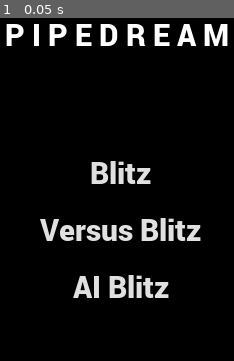
Above: before the commit, frame 1.
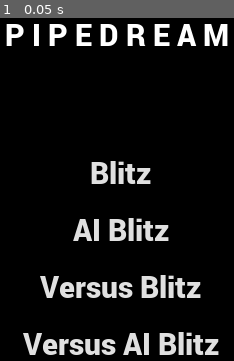
Above: after the commit, the same moment.

Repository: jaminologist/PipeDream
Game: Godot game, scene res://scenes/main_menu.tscn
Two runs of this game, one before a commit and one after it. Both use one fixed random seed, a clock stepped at 60 frames per second and the inputs below.
Inputs:
- Up to frame 1 (0.05 s): no input

The runs differ from the first frame. In frame 1, 8.2% of the frame differs, in the area x 9-94%, y 58-99%.

Commit message:
Added editable Versus conneciton string due to a new 'mode' versus AI

Diff:
--- a/global/connection_strings.gd
+++ b/global/connection_strings.gd
@@ -5,7 +5,9 @@
 var SINGLE_PLAYER_WEBSOCKET_STRING = WEBSOCKET_HEADER + "/singlePlayerBlitzGame"
 var VERSUS_PLAYER_WEBSOCKET_STRING = WEBSOCKET_HEADER + "/versusBlitzGame"
 var AI_SINGLE_PLAYER_WEBSOCKET_STRING = WEBSOCKET_HEADER + "/aiBlitzGame"
+var VERSUS_AI_WEBSOCKET_STRING = WEBSOCKET_HEADER + "/versusAiBlitzGame"
 
+var EDITABLE_PLAYER_WEBSOCKET_STRING = VERSUS_PLAYER_WEBSOCKET_STRING
 
 func _ready():
     pass
--- /dev/null
+++ b/model/blitz_game_response.gd
@@ -0,0 +1,15 @@
+extends Node
+
+class_name BlitzGameResponse
+
+# Declare member variables here. Examples:
+# var a = 2
+# var b = "text"
+
+# Called when the node enters the scene tree for the first time.
+func _ready():
+    pass # Replace with function body.
+
+# Called every frame. 'delta' is the elapsed time since the previous frame.
+#func _process(delta):
+#    pass
--- a/scenes/2player_versus_container.gd
+++ b/scenes/2player_versus_container.gd
@@ -10,7 +10,7 @@
     $TwoPlayerVersus.set_process(false)
     $TwoPlayerVersus/Grid.set_process(false)
 
-    client.connect_to_url(Connections.VERSUS_PLAYER_WEBSOCKET_STRING)
+    client.connect_to_url(Connections.EDITABLE_PLAYER_WEBSOCKET_STRING)
     client.connect("connection_failed", self, "_on_connection_error")
     client.connect("connection_established", self, "_on_connection_established")
 
--- a/scenes/main_menu.gd
+++ b/scenes/main_menu.gd
@@ -7,8 +7,13 @@
     get_tree().change_scene("res://scenes/play.tscn")
 
 func _on_VersusButton_pressed():
+    Connections.EDITABLE_PLAYER_WEBSOCKET_STRING = Connections.VERSUS_PLAYER_WEBSOCKET_STRING
     get_tree().change_scene("res://scenes/2player_versus_container.tscn")
 
 
 func _on_AIBlitzButton_pressed():
     get_tree().change_scene("res://scenes/ai_play.tscn")
+
+func _on_VersusAIBlitzButton_pressed():
+    Connections.EDITABLE_PLAYER_WEBSOCKET_STRING = Connections.VERSUS_AI_WEBSOCKET_STRING
+    get_tree().change_scene("res://scenes/2player_versus_container.tscn")
--- a/scenes/main_menu.tscn
+++ b/scenes/main_menu.tscn
@@ -38,14 +38,14 @@
 [node name="MarginContainer" type="MarginContainer" parent="MenuGroup"]
 margin_top = 45.0
 margin_right = 440.0
-margin_bottom = 386.0
+margin_bottom = 443.0
 custom_constants/margin_top = 90
 custom_constants/margin_bottom = 90
 
 [node name="ButtonGroup" type="VBoxContainer" parent="MenuGroup/MarginContainer"]
 margin_top = 90.0
 margin_right = 440.0
-margin_bottom = 251.0
+margin_bottom = 308.0
 custom_constants/separation = 10
 
 [node name="BlitzButton" type="Button" parent="MenuGroup/MarginContainer/ButtonGroup"]
@@ -57,25 +57,36 @@
 text = "Blitz"
 flat = true
 
+[node name="AIBlitzButton" type="Button" parent="MenuGroup/MarginContainer/ButtonGroup"]
+margin_left = 166.0
+margin_top = 57.0
+margin_right = 274.0
+margin_bottom = 104.0
+size_flags_horizontal = 4
+custom_fonts/font = SubResource( 1 )
+text = "AI Blitz"
+flat = true
+
 [node name="VersusButton" type="Button" parent="MenuGroup/MarginContainer/ButtonGroup"]
 margin_left = 133.0
-margin_top = 57.0
+margin_top = 114.0
 margin_right = 306.0
-margin_bottom = 104.0
+margin_bottom = 161.0
 size_flags_horizontal = 4
 custom_fonts/font = SubResource( 1 )
 text = "Versus Blitz"
 flat = true
 
-[node name="AIBlitzButton" type="Button" parent="MenuGroup/MarginContainer/ButtonGroup"]
-margin_left = 166.0
-margin_top = 114.0
-margin_right = 274.0
-margin_bottom = 161.0
+[node name="VersusAIBlitzButton2" type="Button" parent="MenuGroup/MarginContainer/ButtonGroup"]
+margin_left = 116.0
+margin_top = 171.0
+margin_right = 324.0
+margin_bottom = 218.0
 size_flags_horizontal = 4
 custom_fonts/font = SubResource( 1 )
-text = "AI Blitz"
+text = "Versus AI Blitz"
 flat = true
 [connection signal="pressed" from="MenuGroup/MarginContainer/ButtonGroup/BlitzButton" to="." method="_on_BlitzButton_pressed"]
+[connection signal="pressed" from="MenuGroup/MarginContainer/ButtonGroup/AIBlitzButton" to="." method="_on_AIBlitzButton_pressed"]
 [connection signal="pressed" from="MenuGroup/MarginContainer/ButtonGroup/VersusButton" to="." method="_on_VersusButton_pressed"]
-[connection signal="pressed" from="MenuGroup/MarginContainer/ButtonGroup/AIBlitzButton" to="." method="_on_AIBlitzButton_pressed"]
+[connection signal="pressed" from="MenuGroup/MarginContainer/ButtonGroup/VersusAIBlitzButton2" to="." method="_on_VersusAIBlitzButton_pressed"]
